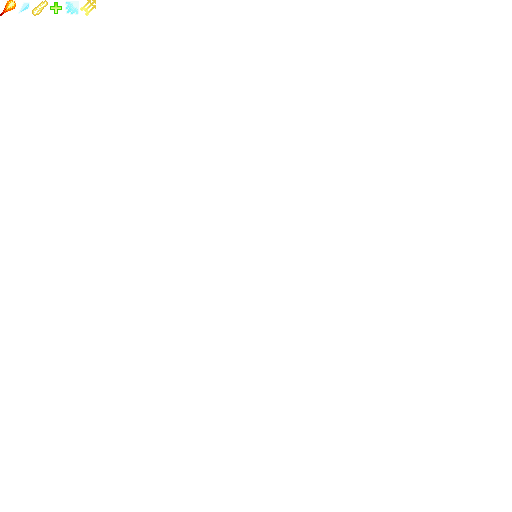
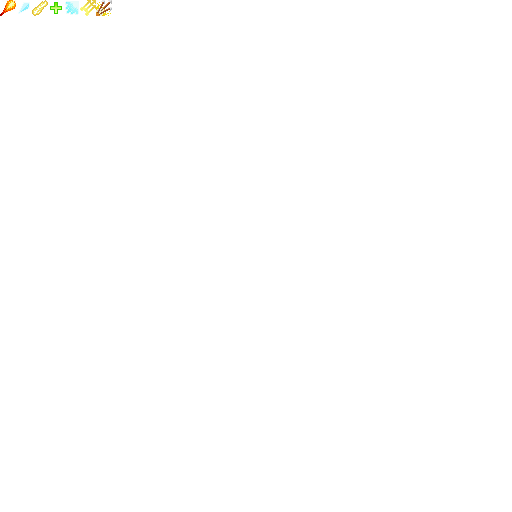
Layer changes from the first 512 x 512 image to the second:
renamed "Background" to "Layer", painted on it over (96, 0, 112, 16)
